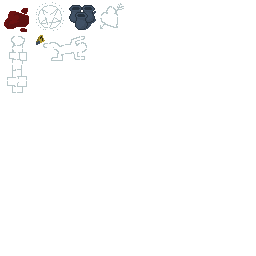
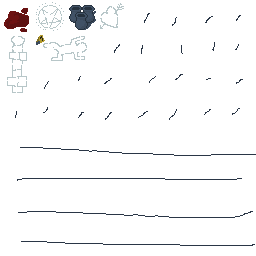
Two versions of the same layered image (256×256). Layer-by-layer changes:
painted on "Laag 1" over (x1=15, y1=13, x2=256, y2=246)
